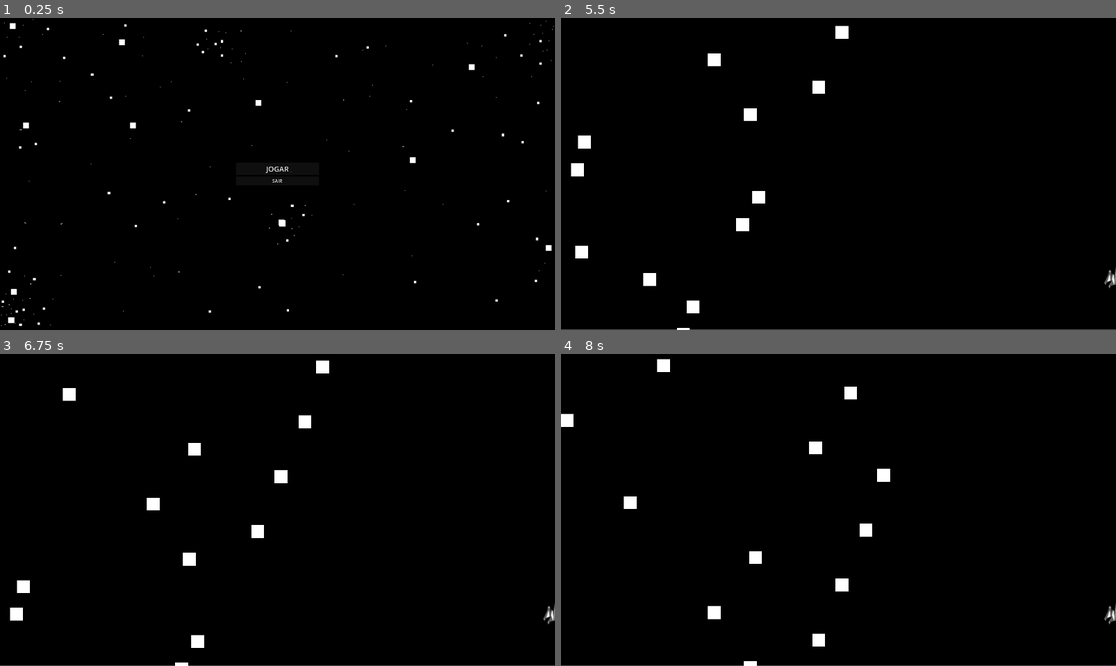
Above: before the commit, frames 1-4 (two rows, left to right).
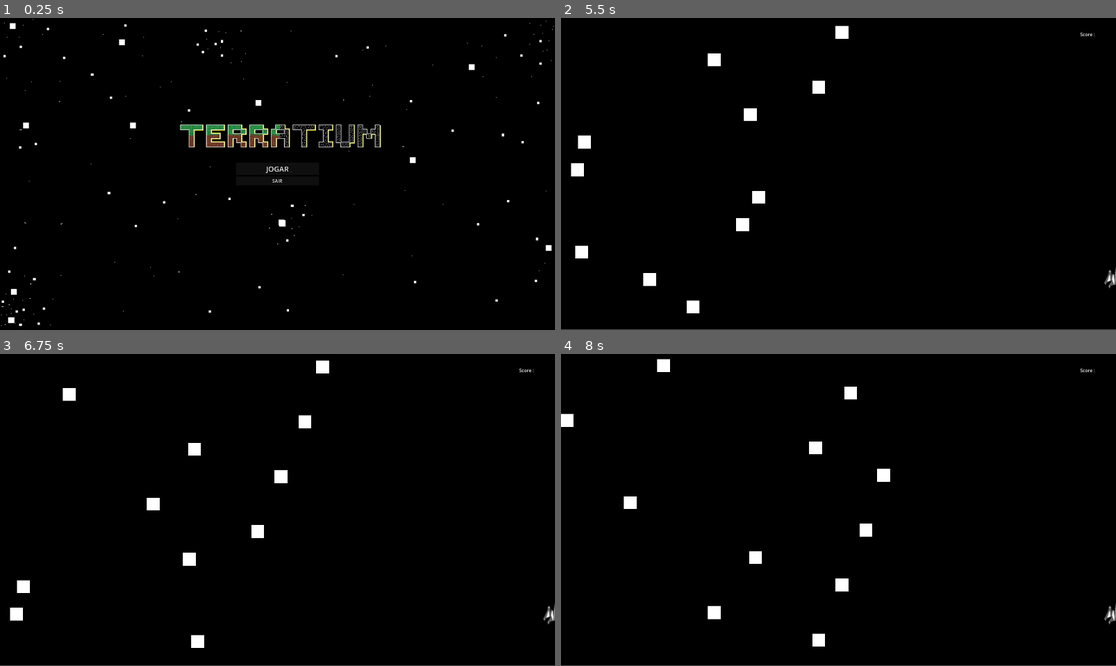
Above: after the commit, the same moments.

Repository: ooDoni/TheTerratium
Game: Godot game, scene res://interface/menu.tscn
Same seed, same stepped clock (60 frames per second), same inputs: the game is played once before the commit and once after it.
Inputs:
- Up to frame 1 (0.25 s): no input
- Up to frame 2 (5.5 s): click "JOGAR" at 0.5 s; tap Enter (ui_accept) at 1.25, 1.52, 2.27, 3.77, 4.52, 5.27 s; hold Space (shoot) 1.28-2.03 s; hold Right (ui_right) 1.28-2.78 s; tap Space (shoot) at 2.1, 3.6, 5.1 s; hold Left (ui_left) 2.78-3.53 s; hold Space (shoot) 2.78-3.53 s; hold Right (ui_right) 3.53-5.03 s; hold Space (shoot) 4.28-5.03 s; hold Left (ui_left) from 5.03 s (still down)
- Up to frame 3 (6.75 s): release Left (ui_left) at 5.78 s; hold Right (ui_right) 5.78-6.53 s; hold Space (shoot) 5.78-6.53 s; hold Left (ui_left) from 6.53 s (still down); tap Space (shoot) at 6.6 s
- Up to frame 4 (8 s): keep holding Left (ui_left); tap Enter (ui_accept) at 6.77, 7.52 s; hold Space (shoot) from 7.28 s (still down)

The runs differ from the first frame. In frame 1, 1.5% of the frame differs, in the area x 32-69%, y 34-42%; in frame 2, less than 0.1%; in frame 3, less than 0.1%; in frame 4, less than 0.1%.

Commit message:
colisao concluida

Diff:
--- a/interface/menu.tscn
+++ b/interface/menu.tscn
@@ -1,7 +1,8 @@
-[gd_scene load_steps=3 format=3 uid="uid://dx5itdrdmq8wx"]
+[gd_scene load_steps=4 format=3 uid="uid://dx5itdrdmq8wx"]
 
 [ext_resource type="Script" path="res://interface/scripts/menu.gd" id="1_0omsf"]
 [ext_resource type="Texture2D" uid="uid://f5kdxkivfw8a" path="res://interface/imagens/fundo.png" id="1_fbbki"]
+[ext_resource type="Texture2D" uid="uid://bkxqhwxv0uto5" path="res://interface/imagens/titulonvo.png" id="3_316f7"]
 
 [node name="MENU" type="Control"]
 layout_mode = 3
@@ -53,5 +54,10 @@
 layout_mode = 2
 text = "SAIR"
 
+[node name="Titulonvo" type="Sprite2D" parent="."]
+position = Vector2(970, 408)
+scale = Vector2(0.565278, 0.565278)
+texture = ExtResource("3_316f7")
+
 [connection signal="pressed" from="VBoxContainer/JOGAR" to="." method="_on_jogar_pressed"]
 [connection signal="pressed" from="VBoxContainer/SAIR" to="." method="_on_sair_pressed"]
--- a/meteoros/Meteoro.tscn
+++ b/meteoros/Meteoro.tscn
@@ -6,7 +6,7 @@
 [sub_resource type="RectangleShape2D" id="RectangleShape2D_8fxbb"]
 size = Vector2(44, 44)
 
-[node name="Meteoro" type="Area2D"]
+[node name="Meteoro" type="Area2D" groups=["meteoro"]]
 script = ExtResource("1_qxts1")
 
 [node name="Sprite2D" type="Sprite2D" parent="."]
--- a/meteoros/meteorovelo.gd
+++ b/meteoros/meteorovelo.gd
@@ -1,6 +1,18 @@
 extends Area2D
 
+signal meteordestroyed
 var speed = 300
+var rng = RandomNumberGenerator.new()
+var life = randi_range(1,3)
 
 func _process(delta):
 	position.y += delta * speed
+
+	if(position.y>1080):
+		queue_free()
+
+func _destroyed():
+	life -= 1
+	if life == 0 :
+		queue_free()
+		emit_signal("meteordestroyed")
--- a/mundos/MundoTeste.tscn
+++ b/mundos/MundoTeste.tscn
@@ -1,7 +1,9 @@
-[gd_scene load_steps=3 format=3 uid="uid://cl3ye42td8ta2"]
+[gd_scene load_steps=5 format=3 uid="uid://cl3ye42td8ta2"]
 
 [ext_resource type="PackedScene" uid="uid://dd6virlahlpv0" path="res://player/cenas/Player.tscn" id="1_igtep"]
 [ext_resource type="Script" path="res://mundos/MeteorOrigin.gd" id="2_1gneg"]
+[ext_resource type="PackedScene" uid="uid://duklb82ip48vq" path="res://scripts_gerais/bullet_catcher.tscn" id="3_3ecsk"]
+[ext_resource type="Script" path="res://mundos/score.gd" id="4_e833q"]
 
 [node name="main" type="Node"]
 
@@ -16,3 +18,19 @@
 [node name="MeteorOrigin" type="Node2D" parent="."]
 position = Vector2(949, 4)
 script = ExtResource("2_1gneg")
+
+[node name="BulletCatcher" parent="." instance=ExtResource("3_3ecsk")]
+
+[node name="RichTextLabel" type="RichTextLabel" parent="."]
+anchors_preset = -1
+anchor_left = 0.046
+anchor_top = -0.006
+anchor_right = 0.046
+anchor_bottom = -0.006
+offset_left = 1707.68
+offset_top = 51.48
+offset_right = 1813.68
+offset_bottom = 74.48
+text = "Score : "
+fit_content = true
+script = ExtResource("4_e833q")
--- /dev/null
+++ b/mundos/score.gd
@@ -0,0 +1,17 @@
+extends RichTextLabel
+
+var score = 0
+func _ready():
+	pass # Replace with function body.
+
+
+# Called every frame. 'delta' is the elapsed time since the previous frame.
+func _process(delta):
+	var group_members = get_tree().get_nodes_in_group("meteoro")
+	for emitter in group_members:
+		emitter.connect("meteordestroyed", _on_meteor_destroyed)
+
+func _on_meteor_destroyed():
+	score += 10
+	text = str("Score: ", score)
+	print(score)
--- a/player/cenas/laser.tscn
+++ b/player/cenas/laser.tscn
@@ -6,7 +6,8 @@
 [sub_resource type="RectangleShape2D" id="RectangleShape2D_8fxbb"]
 size = Vector2(44, 44)
 
-[node name="Laser" type="Area2D"]
+[node name="Laser" type="Area2D" groups=["projetil"]]
+collision_layer = 2
 script = ExtResource("1_8udlw")
 
 [node name="Sprite2D" type="Sprite2D" parent="."]
@@ -16,3 +17,5 @@
 
 [node name="CollisionShape2D" type="CollisionShape2D" parent="."]
 shape = SubResource("RectangleShape2D_8fxbb")
+
+[connection signal="area_entered" from="." to="." method="_on_area_entered"]
--- a/player/scripts/laser.gd
+++ b/player/scripts/laser.gd
@@ -6,3 +6,11 @@
 
 func _process(delta):
 	global_position.y -= delta * speed * 3
+
+	if(position.y<0):
+		queue_free()
+
+
+func _on_area_entered(area):
+	area._destroyed()
+	queue_free()
--- a/player/scripts/personagem.gd
+++ b/player/scripts/personagem.gd
@@ -1,12 +1,16 @@
 extends CharacterBody2D
 
-
+var score = 0
 const SPEED = 300.0
 const JUMP_VELOCITY = -400.0
 
 var gravity = 0
 
 func _physics_process(delta):
+
+	var group_members = get_tree().get_nodes_in_group("meteoro")
+	for emitter in group_members:
+		emitter.connect("meteordestroyed", _on_meteor_destroyed)
 
 	if Input.is_action_just_pressed("ui_accept") and is_on_floor():
 		velocity.y = JUMP_VELOCITY
@@ -38,3 +42,7 @@
 	else:
 		velocity.y = move_toward(velocity.y, 0, SPEED)
 	move_and_slide()
+
+func _on_meteor_destroyed():
+	score += 10
+	print(score)
--- a/project.godot
+++ b/project.godot
@@ -26,3 +26,9 @@
 "events": [Object(InputEventKey,"resource_local_to_scene":false,"resource_name":"","device":-1,"window_id":0,"alt_pressed":false,"shift_pressed":false,"ctrl_pressed":false,"meta_pressed":false,"pressed":false,"keycode":0,"physical_keycode":32,"key_label":0,"unicode":32,"echo":false,"script":null)
 ]
 }
+
+[layer_names]
+
+2d_physics/layer_1="player"
+2d_physics/layer_2="laser"
+2d_physics/layer_3="meteoro"
--- /dev/null
+++ b/scripts_gerais/bullet_catcher.gd
@@ -0,0 +1,5 @@
+extends Area2D
+
+func _on_area_entered(area):
+	print(area)
+	area.queue_free()
--- /dev/null
+++ b/scripts_gerais/bullet_catcher.tscn
@@ -0,0 +1,17 @@
+[gd_scene load_steps=3 format=3 uid="uid://duklb82ip48vq"]
+
+[ext_resource type="Script" path="res://scripts_gerais/bullet_catcher.gd" id="1_eihxv"]
+
+[sub_resource type="RectangleShape2D" id="RectangleShape2D_w5wee"]
+size = Vector2(1921, 32)
+
+[node name="BulletCatcher" type="Area2D"]
+collision_layer = 0
+collision_mask = 2
+script = ExtResource("1_eihxv")
+
+[node name="CollisionShape2D" type="CollisionShape2D" parent="."]
+position = Vector2(959.5, 19)
+shape = SubResource("RectangleShape2D_w5wee")
+
+[connection signal="area_entered" from="." to="." method="_on_area_entered"]
Binary file added: interface/imagens/titulonvo.png
Not shown, added: interface/imagens/titulonvo.png.import
Not shown, removed: scripts_gerais/placeholder.txt
